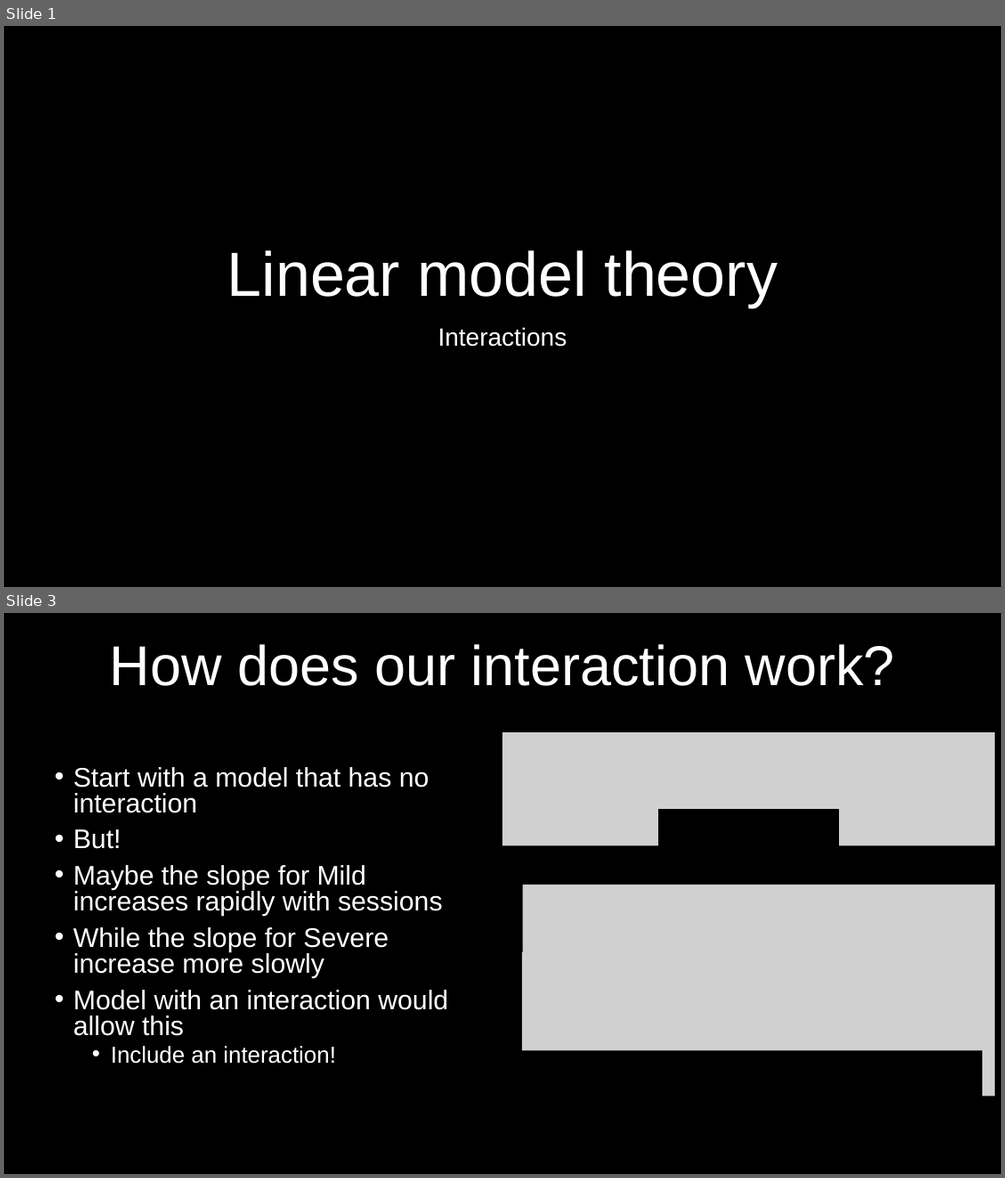
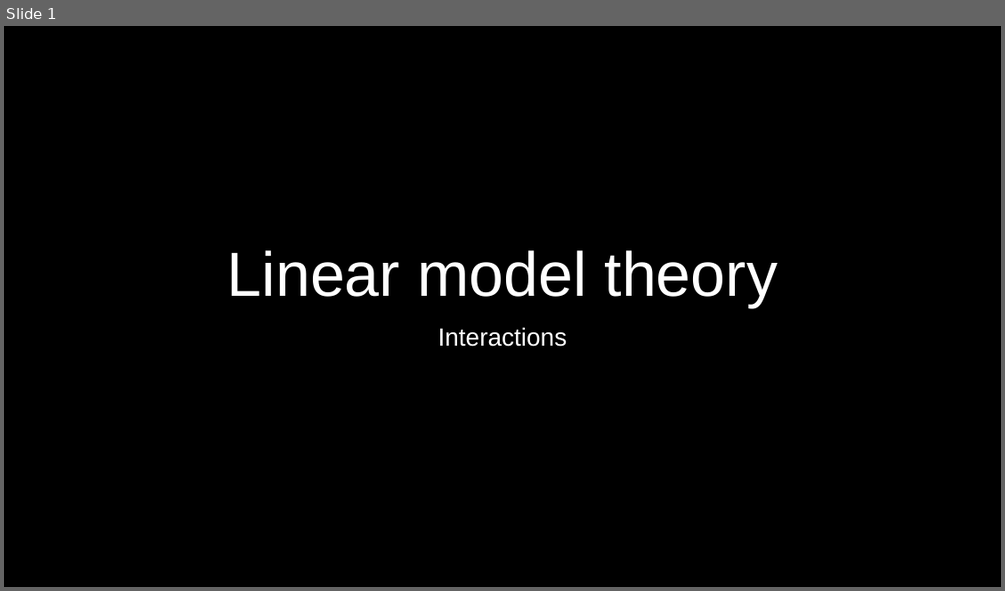
Before and after one commit to DeonRoos/006-BI3010, a slide deck: Lecture 10 - Interaction LM/Lecture 8.1 Interactions.pptx. Shown one above the other, each under a label of ours: slides 1 and 3 before the commit, slide 1 after it; the slides between them are not shown. The pictures are 1005x1178 and 1005x591 pixels, drawn with LibreOffice and Linux fonts; fonts in the diff are those of the drawing; grey boxes stand for pictures. Boxes give left, top, right and bottom in pixels: in the first picture for what was removed or moved away, otherwise in the second. Text is boxed around its words. In the diff, an @@ line names an element or a change of style, - is before the commit and + after.

Commit message:
Continue interaction lecture

```diff
--- a/Lecture 10 - Interaction LM/Lecture 8.1 Interactions.pptx
+++ b/Lecture 10 - Interaction LM/Lecture 8.1 Interactions.pptx
@@ slide 3 removed at (4,613,1001,1174), background #000000 @@
@@ title removed at (110,644,895,686) @@
-How does our interaction work?
@@ picture removed at (502,732,995,845) @@
@@ text removed at (73,767,448,1063) @@
-• Start with a model that has no interaction
-• But!
-• Maybe the slope for Mild increases rapidly with sessions
-• While the slope for Severe increase more slowly
-• Model with an interaction would allow this
-  • Include an interaction!
@@ rectangle removed at (659,810,838,846) @@
@@ picture removed at (523,884,995,1096) @@
@@ rectangle removed at (516,957,982,1122) @@
@@ picture removed at (522,952,994,1051) @@
```
Also in this commit, not shown: 1 slide changed, 12 slides added.
